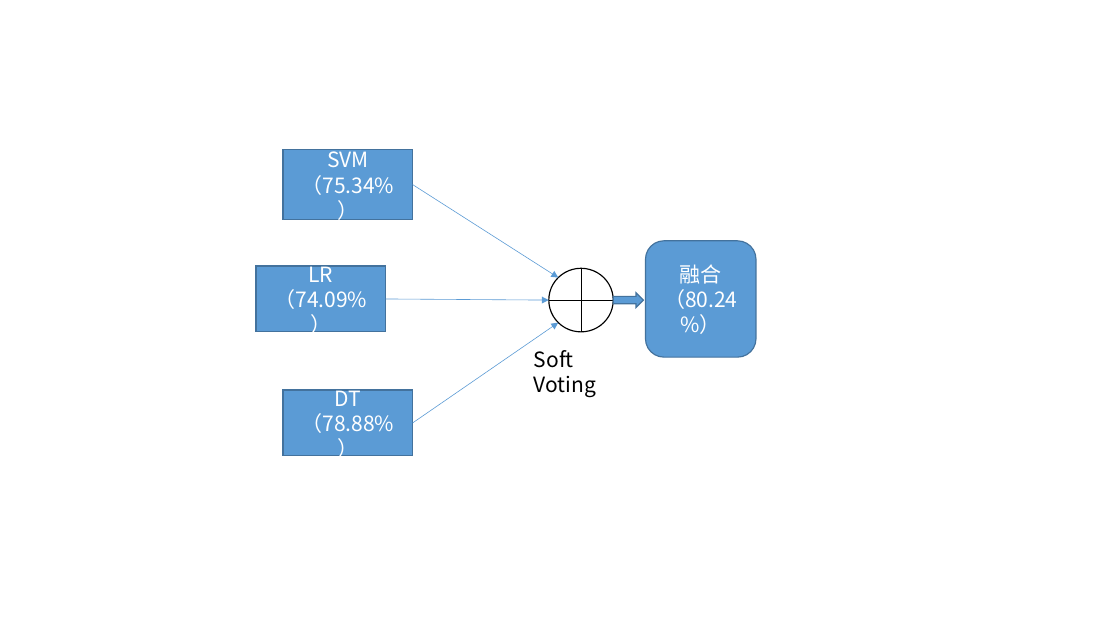
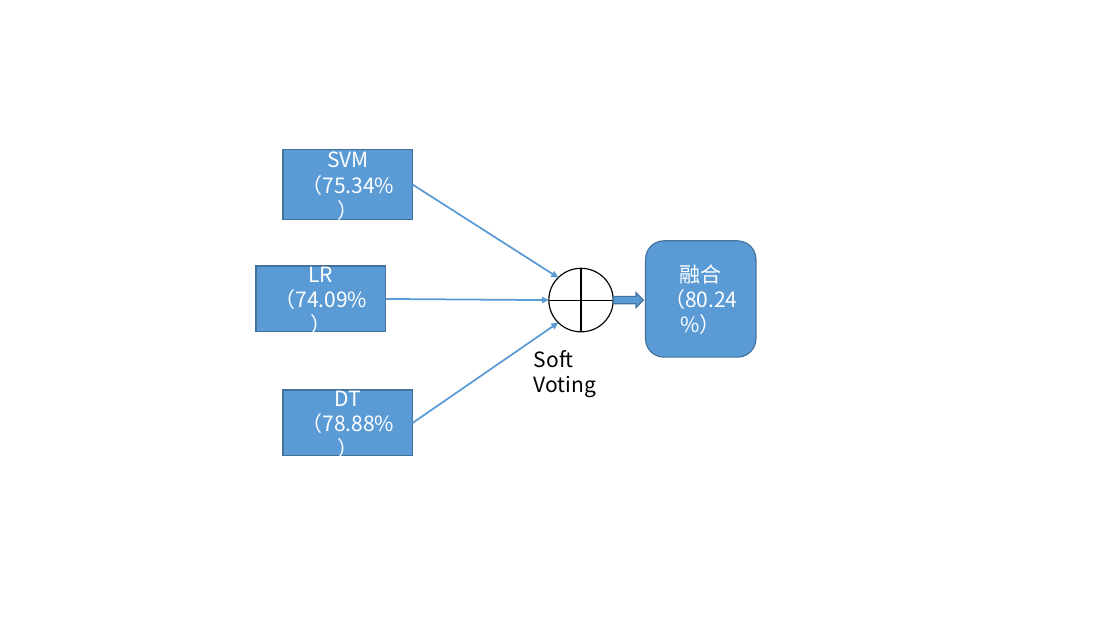
Before and after one commit to wandouqiang/-, a slide deck: slide 16 of 图集.pptx. Drawn at 1120x630 pixels with LibreOffice and Linux fonts; fonts in the diff are those of the drawing. Boxes give left, top, right and bottom in pixels: in the first picture for what was removed or moved away, otherwise in the second. Text is boxed around its words. In the diff, an @@ line names an element or a change of style, - is before the commit and + after.

```diff
--- a/图集.pptx
+++ b/图集.pptx
@@ arrow (413, 185) - (559, 278): stroke #5B9BD5 0.5 pt to #5B9BD5 1.5 pt @@
@@ arrow (386, 299) - (549, 300): stroke #5B9BD5 0.5 pt to #5B9BD5 1.5 pt @@
@@ arrow (413, 423) - (559, 323): stroke #5B9BD5 0.5 pt to #5B9BD5 1.5 pt @@
```
Also in this commit, not shown: 2 other slides changed, 2 slides added, 1 slide removed, 9 other files.
